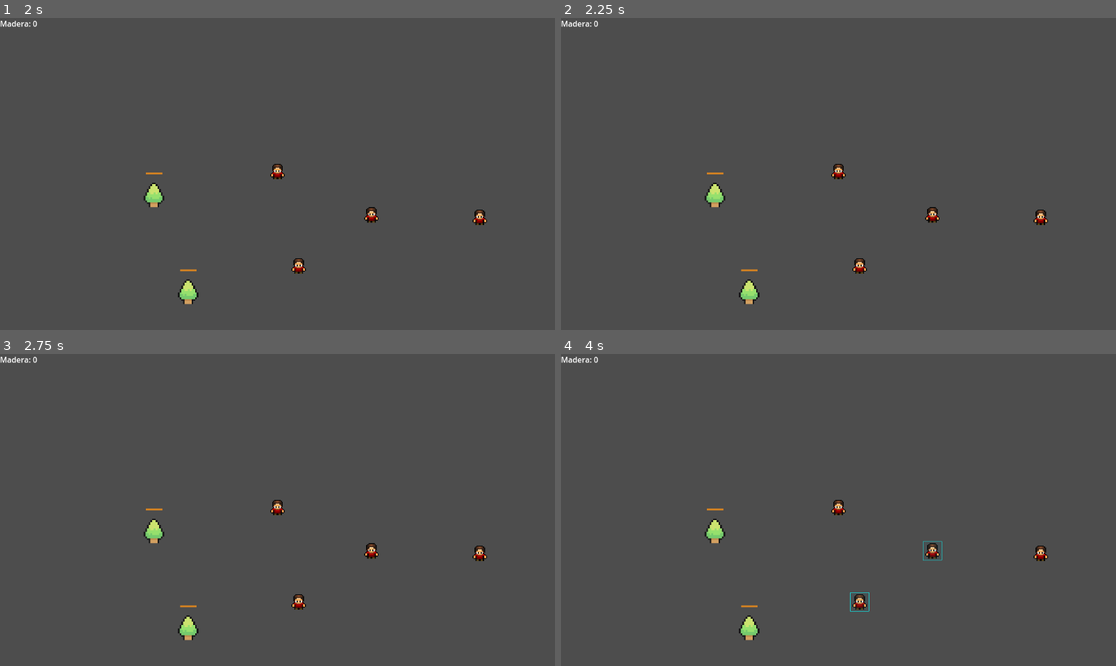
Above: before the commit, frames 1-4 (two rows, left to right).
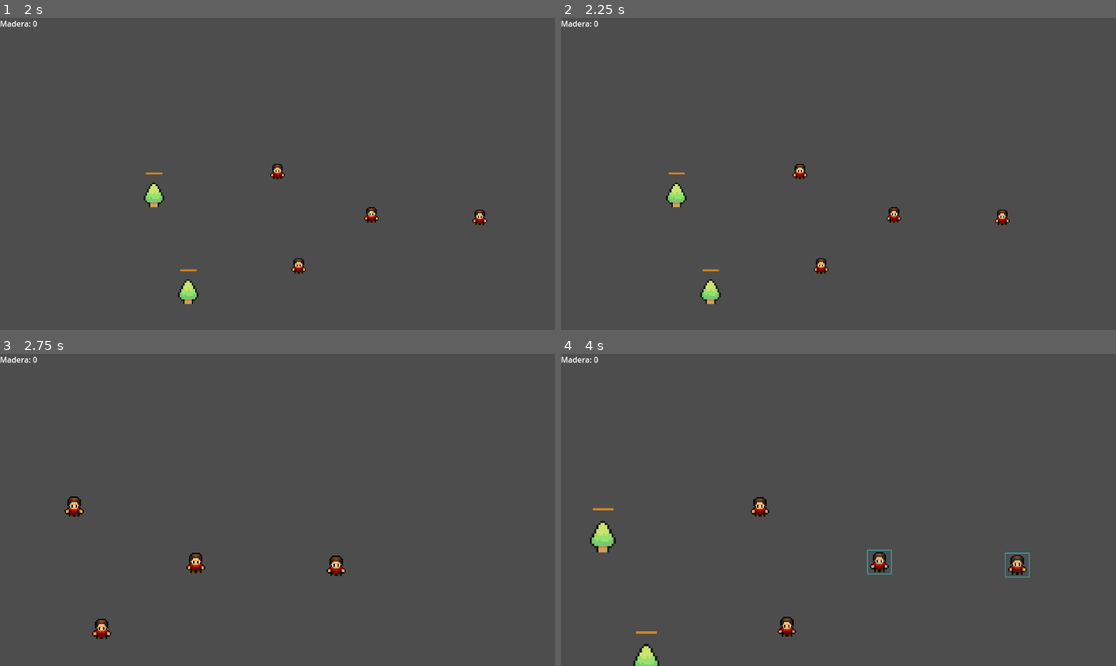
Above: after the commit, the same moments.

Repository: AjCu/godot-rts-pixel-game
Game: Godot game, scene res://world.tscn
Same seed, same stepped clock (60 frames per second), same inputs: the game is played once before the commit and once after it.
Inputs (mouse positions are in pixels of both pictures, inside the frame that each line leads up to):
- Up to frame 1 (2 s): tap Enter at 0.5 s; drag from (277, 170) to (155, 192) at 0.52 s; drag from (299, 264) to (155, 192) at 1.27 s
- Up to frame 2 (2.25 s): move the mouse to (1038, 217) at 2.02 s; hold Right (ui_right) from 2.03 s (still down); click (1038, 217) at 2.1 s
- Up to frame 3 (2.75 s): keep holding Right (ui_right); tap Mouse wheel up (WheelUp, bound only after the commit) at 2.3 s
- Up to frame 4 (4 s): release Right (ui_right) at 2.75 s; drag from (932, 550) to (749, 628) at 2.77 s; move the mouse to (1005, 556) at 3.52 s; hold Left (ui_left) from 3.53 s (still down); tap Mouse wheel down (WheelDown, bound only after the commit) at 3.6 s; click (1005, 556) at 3.67 s; tap Mouse wheel up (WheelUp, bound only after the commit) at 3.8 s

Frame 1 is identical in both runs. In frame 2, 1.7% of the frame differs, in the area x 18-88%, y 46-92%; in frame 3, 1.5%; in frame 4, 2.2%, in the area x 5-88%, y 45-100%.

Commit message:
manejo de zoom y camara con flechas

Diff:
--- a/UI/Camera.gd
+++ b/UI/Camera.gd
@@ -1,4 +1,18 @@
 extends Camera2D
+
+#Camera Control
+@export var SPEED = 20.0
+@export var ZOOM_SPEED = 20.0
+@export var ZOOM_MARGIN = 0.1
+@export var ZOOM_MIN = 0.5
+@export var ZOOM_MAX = 3.0
+
+
+
+var zoomFactor = 1.0
+var zoomPos = Vector2()
+var zooming = false
+
 
 var mousePos = Vector2()
 var mousePosGlobal = Vector2()
@@ -20,6 +34,23 @@
 
 
 func _process(delta):
+
+	var inputX = int(Input.is_action_pressed('ui_right')) - int(Input.is_action_pressed('ui_left'))
+	var inputY = int(Input.is_action_pressed('ui_down')) - int(Input.is_action_pressed('ui_up'))
+
+	position.x = lerp(position.x,position.x + inputX*SPEED*zoom.x, SPEED*delta)
+	position.y = lerp(position.y,position.y + inputY*SPEED*zoom.x, SPEED*delta)
+
+	zoom.x = lerp(zoom.x, zoom.x* zoomFactor, ZOOM_SPEED*delta)
+	zoom.y = lerp(zoom.y, zoom.y* zoomFactor, ZOOM_SPEED*delta)
+
+	zoom.x = clamp(zoom.x, ZOOM_MIN, ZOOM_MAX)
+	zoom.y = clamp(zoom.y, ZOOM_MIN, ZOOM_MAX)
+
+	if not zooming:
+		zoomFactor = 1.0
+
+
 	if Input.is_action_just_pressed("LeftClick"):
 		start = mousePosGlobal
 		startV = mousePos
@@ -44,6 +75,26 @@
 
 
 func _input(event):
+
+	if abs(zoomPos.x - get_global_mouse_position().x) > ZOOM_MARGIN:
+		zoomFactor = 1.0
+
+	if abs(zoomPos.y - get_global_mouse_position().y) > ZOOM_MARGIN:
+		zoomFactor = 1.0
+
+	if event is InputEventMouseButton:
+		if event.is_pressed():
+			zooming = true
+			if event.is_action("WheelDown"):
+				zoomFactor -=0.01 * ZOOM_SPEED
+				zoomPos = get_global_mouse_position()
+
+			if event.is_action("WheelUp"):
+				zoomFactor +=0.01 * ZOOM_SPEED
+				zoomPos = get_global_mouse_position()
+		else:
+			zooming = false
+
 	if event is InputEventMouse:
 		mousePos = event.position
 		mousePosGlobal = get_global_mouse_position()
--- a/project.godot
+++ b/project.godot
@@ -31,6 +31,16 @@
 "events": [Object(InputEventMouseButton,"resource_local_to_scene":false,"resource_name":"","device":-1,"window_id":0,"a …(253 unchanged characters)…
 ]
 }
+WheelUp={
+"deadzone": 0.5,
+"events": [Object(InputEventMouseButton,"resource_local_to_scene":false,"resource_name":"","device":-1,"window_id":0,"alt_pressed":false,"shift_pressed":false,"ctrl_pressed":false,"meta_pressed":false,"button_mask":0,"position":Vector2(0, 0),"global_position":Vector2(0, 0),"factor":1.0,"button_index":4,"canceled":false,"pressed":false,"double_click":false,"script":null)
+]
+}
+WheelDown={
+"deadzone": 0.5,
+"events": [Object(InputEventMouseButton,"resource_local_to_scene":false,"resource_name":"","device":-1,"window_id":0,"alt_pressed":false,"shift_pressed":false,"ctrl_pressed":false,"meta_pressed":false,"button_mask":0,"position":Vector2(0, 0),"global_position":Vector2(0, 0),"factor":1.0,"button_index":5,"canceled":false,"pressed":false,"double_click":false,"script":null)
+]
+}
 
 [rendering]
 
